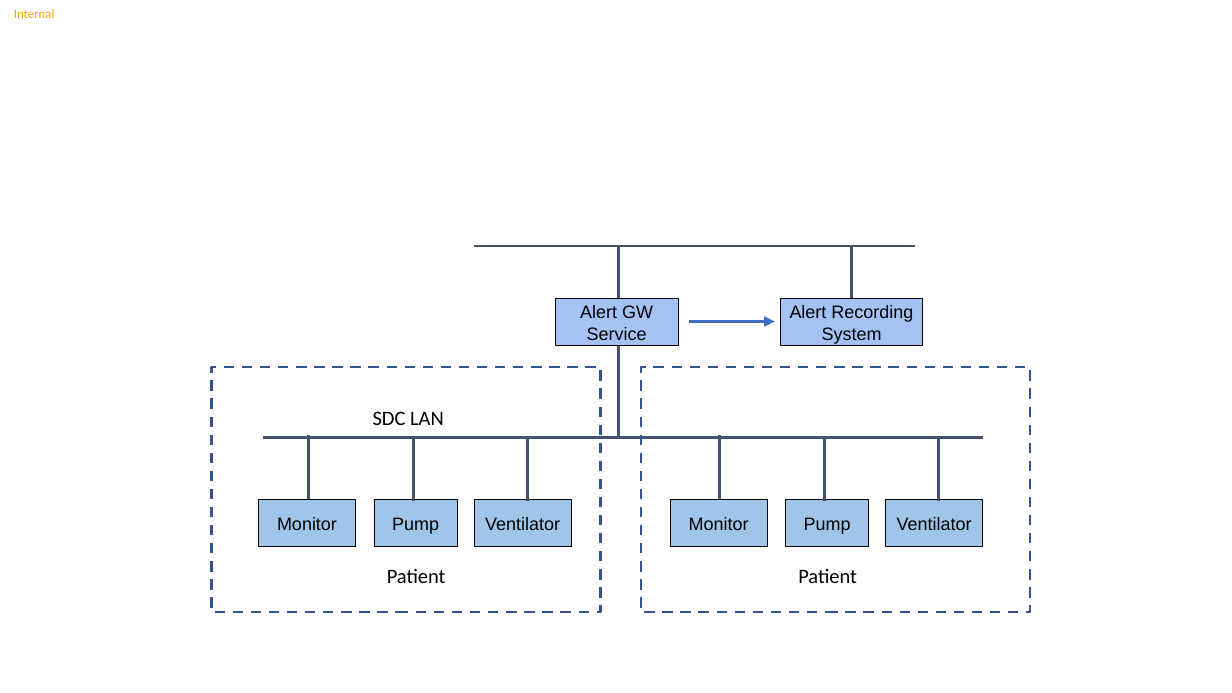
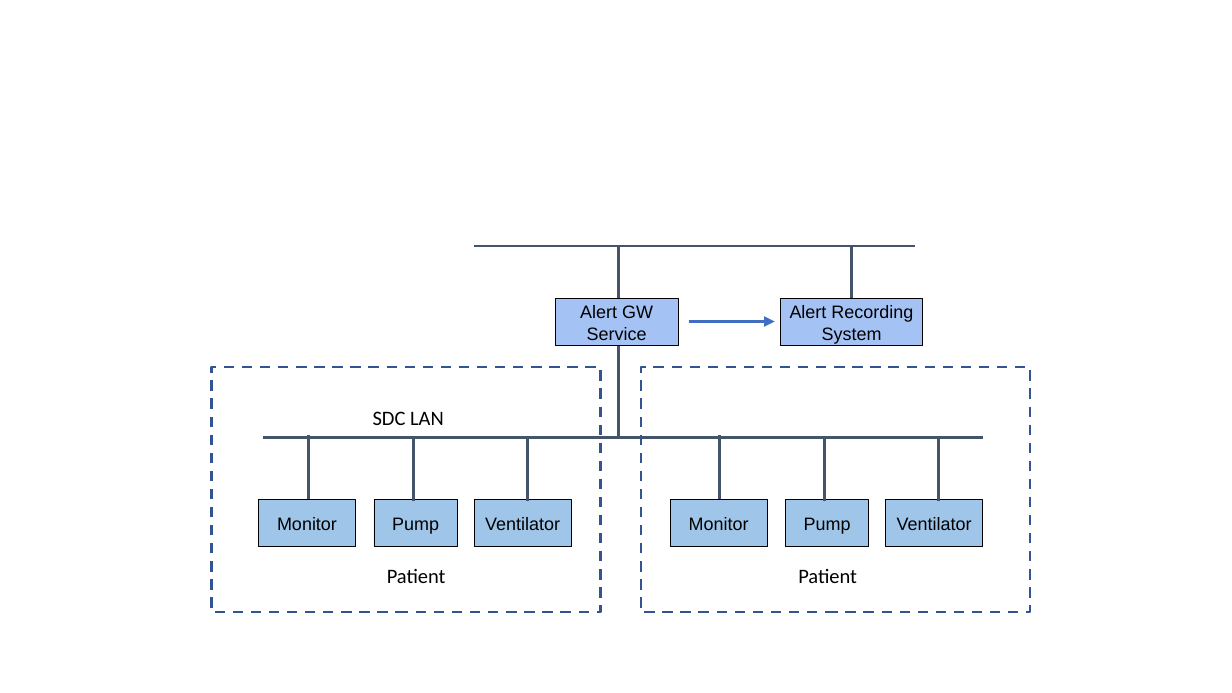
Before and after one commit to IHE/sdpi-fhir, a slide deck: slide 1 of SDPi_Supplement/sources/vol1-diagram-use-case-aars-tech-view.pptx. Drawn at 1232x693 pixels with LibreOffice and Linux fonts; fonts in the diff are those of the drawing. Boxes give left, top, right and bottom in pixels: in the first picture for what was removed or moved away, otherwise in the second. Text is boxed around its words. In the diff, an @@ line names an element or a change of style, - is before the commit and + after.

```diff
--- a/SDPi_Supplement/sources/vol1-diagram-use-case-aars-tech-view.pptx
+++ b/SDPi_Supplement/sources/vol1-diagram-use-case-aars-tech-view.pptx
@@ text removed at [14, 9, 55, 18] @@
-Internal
```
Also in this commit, not shown: 15 other files.
